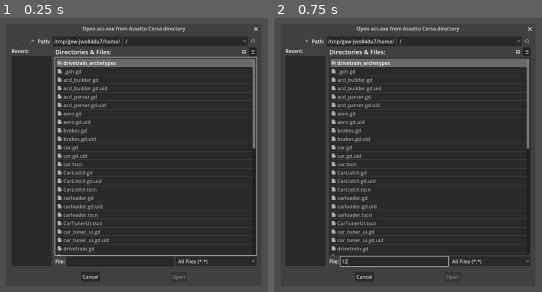
Above: before the commit, frames 1-2 (left to right).
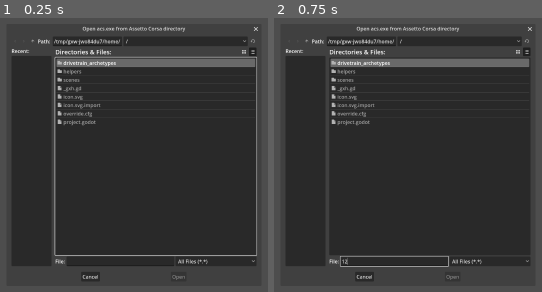
Above: after the commit, the same moments.

Repository: jampercodes/acs-career-two-aero
Game: Godot game, scene res://scenes/carloader/carloader.tscn
The game is run twice, just before and just after one commit, with the same random seed, the same clock (stepped at 60 frames per second) and the same inputs. Before the commit the project starts from res://carloader.tscn.
Inputs (mouse positions are in pixels of both pictures, inside the frame that each line leads up to):
- Up to frame 1 (0.25 s): no input
- Up to frame 2 (0.75 s): click (394, 261) at 0.52 s; type "12" at 0.6 s

The runs differ from the first frame. In frame 1, 3.1% of the frame differs, in the area x 21-96%, y 8-87%; in frame 2, 3.1%.

Commit message:
folder structure and drivetrain purchase fix

Diff:
--- a/car.tscn
+++ /dev/null
@@ -1,41 +0,0 @@
-[gd_scene load_steps=10 format=3 uid="uid://dt1t2njw8non0"]
-
-[ext_resource type="Script" uid="uid://2cqf84y1v61r" path="res://car.gd" id="1_7822p"]
-[ext_resource type="Script" uid="uid://cm1iddckayn0q" path="res://aero.gd" id="2_uoj53"]
-[ext_resource type="Script" uid="uid://cvv1e80vlkjvk" path="res://engine.gd" id="3_k61xc"]
-[ext_resource type="Script" uid="uid://b3lldpa8quru2" path="res://brakes.gd" id="4_06lh1"]
-[ext_resource type="Script" uid="uid://dsxf4k4tnj4tn" path="res://suspensions.gd" id="5_td361"]
-[ext_resource type="Script" uid="uid://cqtfraf66fdap" path="res://drivetrain.gd" id="6_72krn"]
-[ext_resource type="Script" uid="uid://col6ee8310cx8" path="res://electronics.gd" id="7_v0hk8"]
-[ext_resource type="Script" uid="uid://dmgfu5pps77s6" path="res://generalupgrades.gd" id="8_lpol0"]
-[ext_resource type="Script" uid="uid://c2a0yfgmqggyv" path="res://tyres.gd" id="10_u5era"]
-
-[node name="Car" type="Node2D"]
-script = ExtResource("1_7822p")
-
-[node name="Preview" type="Sprite2D" parent="."]
-visible = false
-
-[node name="Aero" type="Node" parent="."]
-script = ExtResource("2_uoj53")
-
-[node name="Engine" type="Node" parent="."]
-script = ExtResource("3_k61xc")
-
-[node name="Brakes" type="Node" parent="."]
-script = ExtResource("4_06lh1")
-
-[node name="Suspensions" type="Node" parent="."]
-script = ExtResource("5_td361")
-
-[node name="Drivetrain" type="Node" parent="."]
-script = ExtResource("6_72krn")
-
-[node name="Electronics" type="Node" parent="."]
-script = ExtResource("7_v0hk8")
-
-[node name="General" type="Node" parent="."]
-script = ExtResource("8_lpol0")
-
-[node name="Tyres" type="Node" parent="."]
-script = ExtResource("10_u5era")
--- a/car.gd
+++ b/scenes/car/car.gd
@@ -264,6 +264,28 @@
 			var norm_br = (brake_ratio - min_ratio) / (max_ratio - min_ratio)
 			braking_index = clamp(1.0 + 9.0 * norm_br, 1.0, 10.0)
 
+	var drivetrain_index := 1.0
+	if has_node("Drivetrain"):
+		var dt := drivetrain as Drivetrain
+
+		# AWD bonus for traction, RWD neutral, FWD slight penalty
+		match dt.traction_type:
+			"AWD":
+				drivetrain_index = 1.2  # 20% bonus
+			"RWD":
+				drivetrain_index = 1.0  # Neutral
+			"FWD":
+				drivetrain_index = 0.90 # 10% penalty
+
+	# Apply drivetrain multiplier to power and cornering
+	if drivetrain_index != 1.0:
+		power_index *= drivetrain_index
+		cornering_index *= drivetrain_index
+
+		# Keep within 1-10 range
+		power_index = clamp(power_index, 1.0, 10.0)
+		cornering_index = clamp(cornering_index, 1.0, 10.0)
+
 	# Tyre / mechanical grip (best compound)
 	if has_node("Tyres"):
 		tyre_cornering_index = tyres.best_mechanical_grip_index
--- /dev/null
+++ b/scenes/car/car.tscn
@@ -0,0 +1,41 @@
+[gd_scene load_steps=10 format=3 uid="uid://dt1t2njw8non0"]
+
+[ext_resource type="Script" uid="uid://2cqf84y1v61r" path="res://scenes/car/car.gd" id="1_7822p"]
+[ext_resource type="Script" uid="uid://cm1iddckayn0q" path="res://scenes/car/aero.gd" id="2_uoj53"]
+[ext_resource type="Script" uid="uid://cvv1e80vlkjvk" path="res://scenes/car/engine.gd" id="3_k61xc"]
+[ext_resource type="Script" uid="uid://b3lldpa8quru2" path="res://scenes/car/brakes.gd" id="4_06lh1"]
+[ext_resource type="Script" uid="uid://dsxf4k4tnj4tn" path="res://scenes/car/suspensions.gd" id="5_td361"]
+[ext_resource type="Script" uid="uid://cqtfraf66fdap" path="res://scenes/car/drivetrain.gd" id="6_72krn"]
+[ext_resource type="Script" uid="uid://col6ee8310cx8" path="res://scenes/car/electronics.gd" id="7_v0hk8"]
+[ext_resource type="Script" uid="uid://dmgfu5pps77s6" path="res://scenes/car/generalupgrades.gd" id="8_lpol0"]
+[ext_resource type="Script" uid="uid://c2a0yfgmqggyv" path="res://scenes/car/tyres.gd" id="10_u5era"]
+
+[node name="Car" type="Node2D"]
+script = ExtResource("1_7822p")
+
+[node name="Preview" type="Sprite2D" parent="."]
+visible = false
+
+[node name="Aero" type="Node" parent="."]
+script = ExtResource("2_uoj53")
+
+[node name="Engine" type="Node" parent="."]
+script = ExtResource("3_k61xc")
+
+[node name="Brakes" type="Node" parent="."]
+script = ExtResource("4_06lh1")
+
+[node name="Suspensions" type="Node" parent="."]
+script = ExtResource("5_td361")
+
+[node name="Drivetrain" type="Node" parent="."]
+script = ExtResource("6_72krn")
+
+[node name="Electronics" type="Node" parent="."]
+script = ExtResource("7_v0hk8")
+
+[node name="General" type="Node" parent="."]
+script = ExtResource("8_lpol0")
+
+[node name="Tyres" type="Node" parent="."]
+script = ExtResource("10_u5era")
--- a/drivetrain.gd
+++ b/scenes/car/drivetrain.gd
@@ -156,9 +156,7 @@
 	for archetype_id in archetypes.keys():
 		var archetype = archetypes[archetype_id]
 
-		# Skip if this is the current archetype
-		if archetype_id == current_archetype:
-			continue
+		# DON'T skip current archetype - let UI show it with checkmark
 
 		options.append({
 			"archetype_id": archetype_id,
--- a/CarListUI.tscn
+++ b/scenes/carlistUI/CarListUI.tscn
@@ -1,6 +1,6 @@
 [gd_scene load_steps=2 format=3 uid="uid://cm8kyl6nbwoir"]
 
-[ext_resource type="Script" uid="uid://dbgjxobgo1e3l" path="res://CarListUI.gd" id="1_404gt"]
+[ext_resource type="Script" uid="uid://dbgjxobgo1e3l" path="res://scenes/carlistUI/CarListUI.gd" id="1_404gt"]
 
 [node name="CarListUI" type="Control"]
 layout_mode = 3
--- a/carloader.gd
+++ b/scenes/carloader/carloader.gd
@@ -360,7 +360,7 @@
 	return true
 
 func _load_car(car_dir: String, is_custom: bool = false, original_id: String = "") -> Car:
-	var CarScene := preload("res://Car.tscn")
+	var CarScene := preload("res://scenes/car/car.tscn")
 	var car := CarScene.instantiate() as Car
 	car.car_dir = car_dir
 	car.is_custom = is_custom
--- a/carloader.tscn
+++ b/scenes/carloader/carloader.tscn
@@ -1,9 +1,9 @@
 [gd_scene load_steps=5 format=3 uid="uid://bwaa3urqalh23"]
 
-[ext_resource type="Script" uid="uid://c80nh6uhffa2b" path="res://carloader.gd" id="1_xehak"]
-[ext_resource type="Script" uid="uid://cah6ib6jewjv" path="res://acd_parser.gd" id="2_sbjsv"]
-[ext_resource type="PackedScene" uid="uid://cm8kyl6nbwoir" path="res://CarListUI.tscn" id="3_sbjsv"]
-[ext_resource type="PackedScene" uid="uid://ca2tvmpfeof1t" path="res://CarTunerUI.tscn" id="4_h6ysx"]
+[ext_resource type="Script" uid="uid://c80nh6uhffa2b" path="res://scenes/carloader/carloader.gd" id="1_xehak"]
+[ext_resource type="Script" uid="uid://cah6ib6jewjv" path="res://helpers/acd_parser.gd" id="2_sbjsv"]
+[ext_resource type="PackedScene" uid="uid://cm8kyl6nbwoir" path="res://scenes/carlistUI/CarListUI.tscn" id="3_sbjsv"]
+[ext_resource type="PackedScene" uid="uid://ca2tvmpfeof1t" path="res://scenes/cartunerUI/CarTunerUI.tscn" id="4_h6ysx"]
 
 [node name="Carloader" type="Node2D"]
 script = ExtResource("1_xehak")
--- a/CarTunerUI.tscn
+++ b/scenes/cartunerUI/CarTunerUI.tscn
@@ -1,6 +1,6 @@
 [gd_scene load_steps=4 format=3 uid="uid://ca2tvmpfeof1t"]
 
-[ext_resource type="Script" uid="uid://dy4fv5r02qcb5" path="res://car_tuner_ui.gd" id="1_ablte"]
+[ext_resource type="Script" uid="uid://dy4fv5r02qcb5" path="res://scenes/cartunerUI/car_tuner_ui.gd" id="1_ablte"]
 
 [sub_resource type="StyleBoxFlat" id="StyleBoxFlat_ablte"]
 
--- a/tuner.gd
+++ /dev/null
@@ -1,14 +0,0 @@
-extends Node2D
-
-
-# Called when the node enters the scene tree for the first time.
-func _ready() -> void:
-	pass # Replace with function body.
-
-
-# Called every frame. 'delta' is the elapsed time since the previous frame.
-func _process(delta: float) -> void:
-	pass
-
-func _start_tuner(car):
-	pass
--- a/upgrades.gd
+++ /dev/null
@@ -1,16 +0,0 @@
-extends Node
-class_name Upgrades
-
-@onready var Aeroupgrades = $Aeroupgrades
-@onready var Brakesupgrades = $Brakesupgrades
-@onready var Drivetrainupgrades = $Drivetrainupgrades
-@onready var Electronicsupgrades = $Electronicsupgrades
-@onready var EngineUpgrades = $EngineUpgrades
-@onready var Generalupgrades = $Generalupgrades
-@onready var Suspensionupgrades = $Suspensionupgrades
-@onready var Tyresupgrades = $Tyresupgrades
-
-
-# Called when the node enters the scene tree for the first time.
-func _ready() -> void:
-	pass # Replace with function body.
--- a/upgrades.tscn
+++ /dev/null
@@ -1,6 +0,0 @@
-[gd_scene load_steps=2 format=3 uid="uid://dvt7wwtbseyd5"]
-
-[ext_resource type="Script" uid="uid://jbbhh717ova" path="res://upgrades.gd" id="1_k80ou"]
-
-[node name="Upgrades" type="Node"]
-script = ExtResource("1_k80ou")
Renamed: acd_builder.gd -> helpers/acd_builder.gd
Renamed: acd_builder.gd.uid -> helpers/acd_builder.gd.uid
Renamed: acd_parser.gd -> helpers/acd_parser.gd
Renamed: acd_parser.gd.uid -> helpers/acd_parser.gd.uid
Renamed: ini_parser.gd -> helpers/ini_parser.gd
Renamed: ini_parser.gd.uid -> helpers/ini_parser.gd.uid
Renamed: lut_utils.gd -> helpers/lut_utils.gd
Renamed: lut_utils.gd.uid -> helpers/lut_utils.gd.uid
Renamed: aero.gd -> scenes/car/aero.gd
Renamed: aero.gd.uid -> scenes/car/aero.gd.uid
Renamed: brakes.gd -> scenes/car/brakes.gd
Renamed: brakes.gd.uid -> scenes/car/brakes.gd.uid
(and 23 more such lines)
